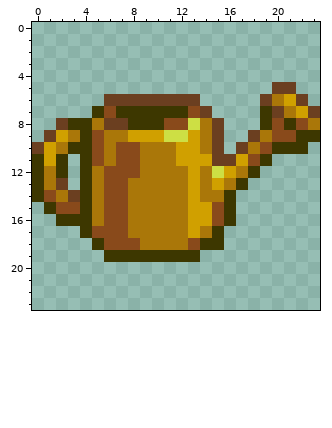
Edited in one commit: pixel-art sprite (24_gold_can.png). Above: the version before the commit.
The file is 24x24 pixels. Colours within 5 levels of each other are drawn and written as one.
After:
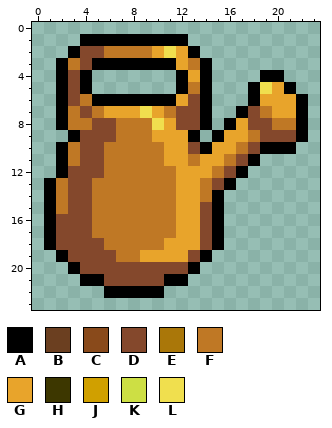
Palette (. is transparent): A #000000  B #6b3f20  C #894a1b  D #84482c  E #aa7709  F #bf7825  G #e8a42b  H #3d3700  J #d0a000  K #cddf44  L #f0df4e
Diff:
@@ x 0..23 @@
  0 ........................
- 1 ........................
- 2 ........................
- 3 ........................
- 4 ........................
- 5 ....................BB..
- 6 ......BBBBBBBB.....BEJB.
- 7 .....HCHHHHHHCB....HBEJB
- 8 ..BHHEBBHHHCCKEB...HCHCE
- 9 .BJEHCEEJJJKKJEB..BECCHH
-10 BJEHHCECCEEEJJEB.BECHHH.
-11 HJH.HCECCEEEJJJBBJCH....
-12 HEH.HECCCEEEEJEKJEH.....
-13 HEB.HECCEEEEEJEJEH......
-14 HCEBHECCEEEEEJEEH.......
-15 .HCCHECCEEEEEJJCH.......
-16 ..HHHECCEEEEEJJCH.......
-17 ....HCCCEEEEEJEH........
-18 .....HCCCEEEECHH........
-19 ......HHHHHHHH..........
-20 ........................
-21 ........................
-22 ........................
+ 1 ....AAAAAAAAA...........
+ 2 ...ADDFFFFGLGA..........
+ 3 ..AFDAAAAAAAGFA.........
+ 4 ..ADA.......AGA....AA...
+ 5 ..ADA.......AFA...ALGA..
+ 6 ..ADFAAAAAAAGDA...AGGGA.
+ 7 ..AFDFGGGLGFDDA..ADFGGA.
+ 8 ..AFFDDFFFLGDDA.AGDDFFA.
+ 9 ...ADDDFFFGGGA.AGGFDDDA.
+10 ..AFDDFFFFFGGDAGGFDAAA..
+11 ..AFDDFFFFFGGFGGFDA.....
+12 ..ADDDFFFFFFGGGFDA......
+13 .AFDDFFFFFFFGGFDA.......
+14 .AFDDFFFFFFFGGFA........
+15 .AFDDFFFFFFFGGDA........
+16 .ADDDFFFFFFFGGDA........
+17 .ADDDFFFFFFFGGDA........
+18 .ADDDDFFFFFGGGDA........
+19 ..ADDDDFFGGGGDA.........
+20 ...ADDDDDDDDDA..........
+21 ....AADDDDDAA...........
+22 ......AAAAA.............
 23 ........................
Boxes around the changes in both pictures, in picture pixels (x1, y1, x2, y2):
changed: (32, 34, 320, 298)
